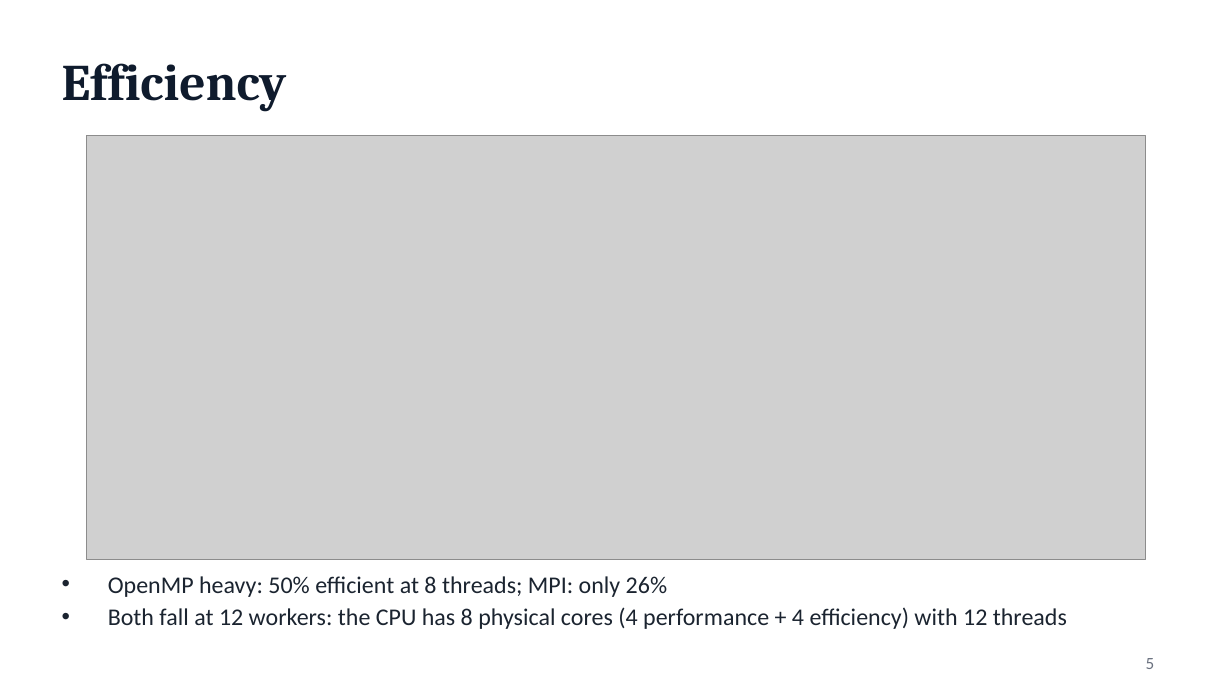
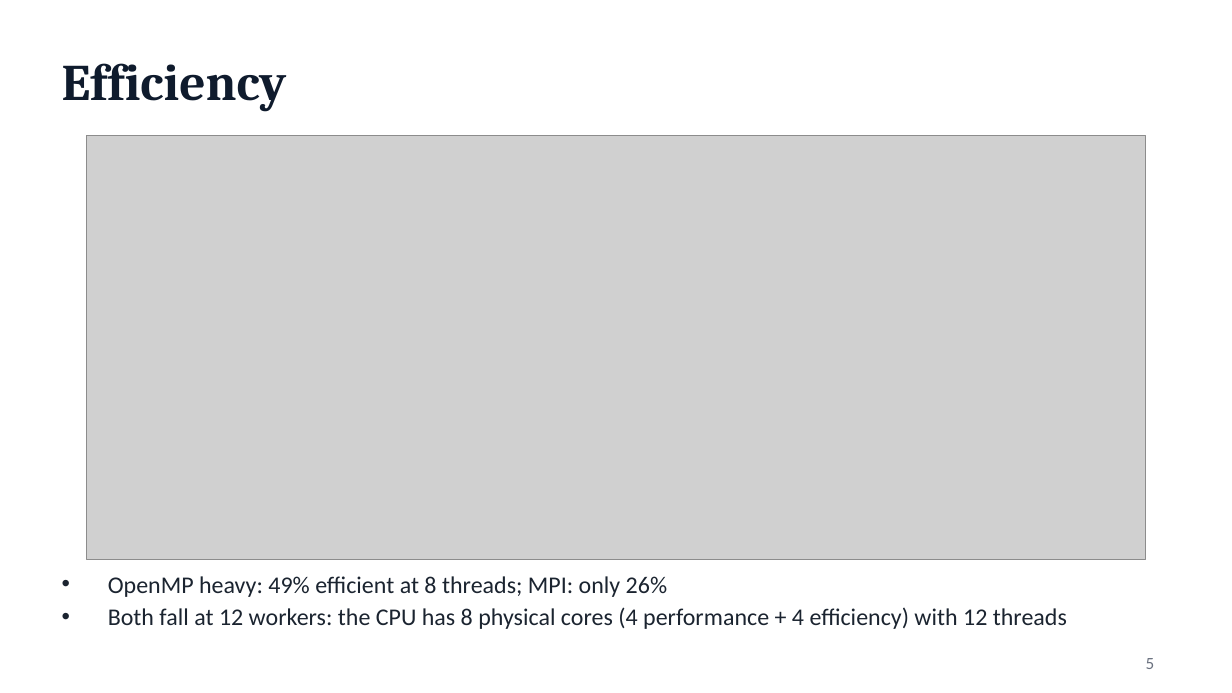
Before and after one commit to kartik-coder75/OpenMP-vs-MPI-for-Data-Processing, a slide deck: slide 5 of presentation/PGC_OpenMP_vs_MPI.pptx. Drawn at 1232x693 pixels with LibreOffice and Linux fonts; fonts in the diff are those of the drawing; grey boxes stand for pictures. Boxes give left, top, right and bottom in pixels: in the first picture for what was removed or moved away, otherwise in the second. Text is boxed around its words. In the diff, an @@ line names an element or a change of style, - is before the commit and + after.

Commit message:
Updated PPT

```diff
--- a/presentation/PGC_OpenMP_vs_MPI.pptx
+++ b/presentation/PGC_OpenMP_vs_MPI.pptx
@@ text at bbox=[108, 576, 667, 597]: text changed @@
-• OpenMP heavy: 50% efficient at 8 threads; MPI: only 26%
+• OpenMP heavy: 49% efficient at 8 threads; MPI: only 26%
```
Also in this commit, not shown: 1 other slide changed.
